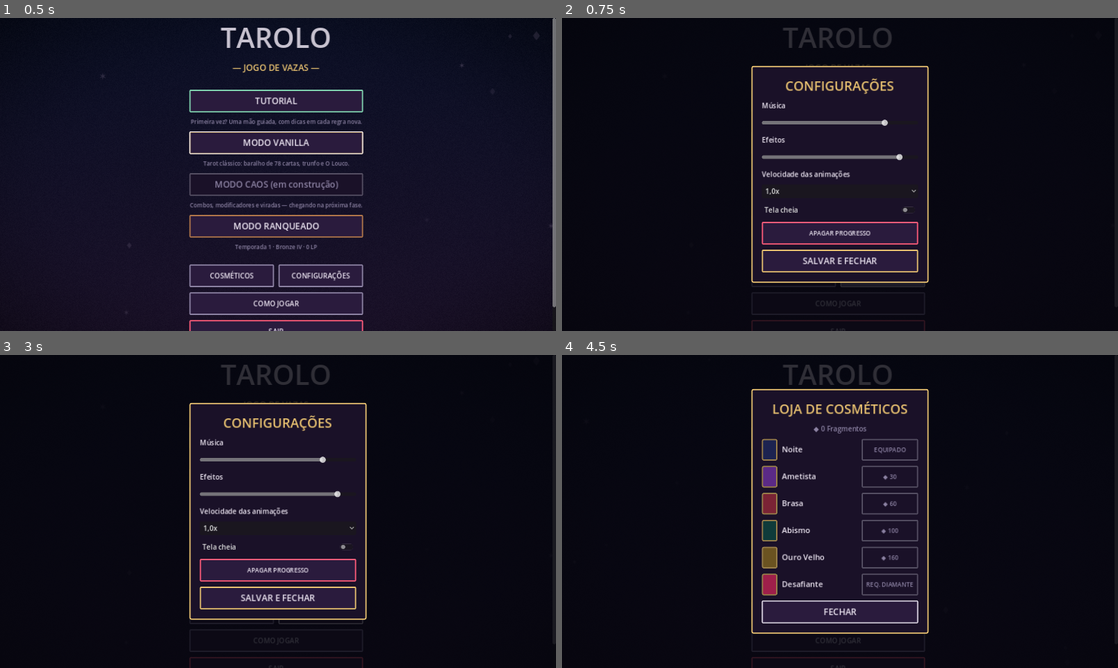
Above: before the commit, frames 1-4 (two rows, left to right).
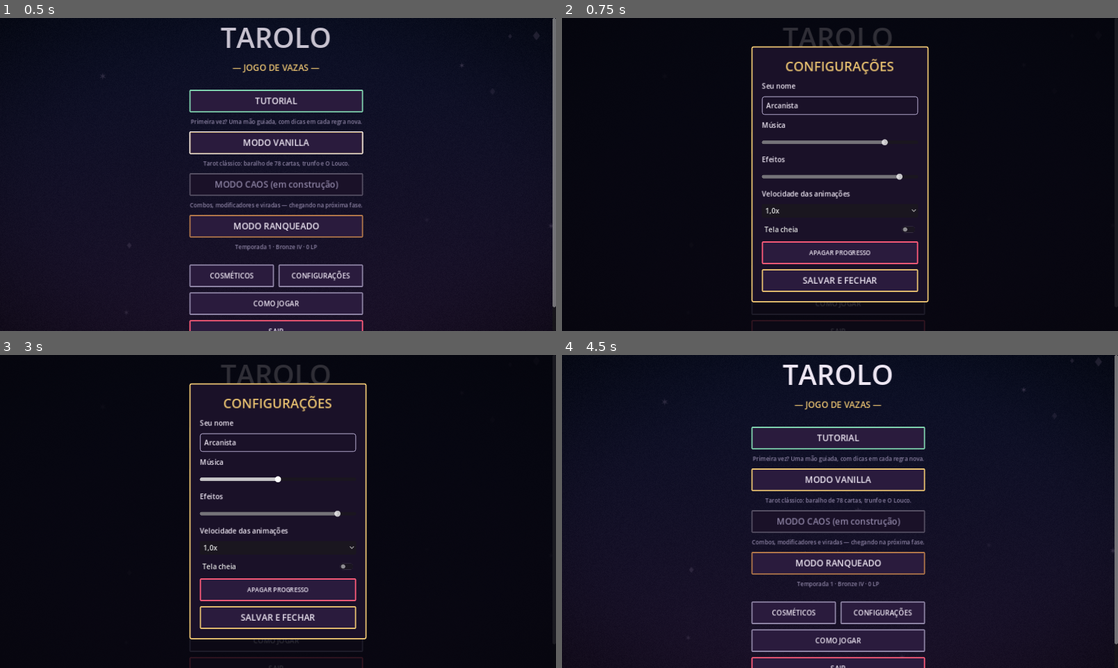
Above: after the commit, the same moments.

Repository: bluumcc/tarolo
Game: Godot game, scene res://scenes/MainMenu.tscn
The game is run twice, just before and just after one commit, with the same random seed, the same clock (stepped at 60 frames per second) and the same inputs.
Inputs:
- Up to frame 1 (0.5 s): no input
- Up to frame 2 (0.75 s): click "CONFIGURAÇÕES" at 0.5 s
- Up to frame 3 (3 s): click "COMO JOGAR" at 1.25 s; click "COMO JOGAR" at 2 s; click "MODO VANILLA" at 2.75 s
- Up to frame 4 (4.5 s): click "MODO RANQUEADO" at 3.5 s; click "COSMÉTICOS" at 4.25 s

Frame 1 is identical in both runs. In frame 2, 5.8% of the frame differs, in the area x 34-66%, y 8-91%; in frame 3, 5.8%; in frame 4, 12%, in the area x 16-100%, y 0-100%.

Commit message:
Campo pra escolher o próprio nome nas Configurações
Adiciona um LineEdit no topo do modal de Configurações, pré-preenchido
com o nome salvo (padrão "Arcanista"). Salva ao sair do campo (ou
apertar Enter), com limite de 16 caracteres e fallback pro padrão se
ficar vazio. O nome escolhido já é usado em todo o jogo — HUD da mesa,
resultado da partida, lobby ranqueado — porque tudo lê do mesmo
profile.name salvo.

Co-Authored-By: Claude Sonnet 5 <noreply@anthropic.com>
Claude-Session: https://claude.ai/code/session_011qPhSZ6VtyM6UvSSPJpf4k

Diff:
--- a/scripts/ui/main_menu.gd
+++ b/scripts/ui/main_menu.gd
@@ -153,6 +153,25 @@
 
 func _open_settings() -> void:
 	var v := _modal("CONFIGURAÇÕES")
+	var profile := SaveManager.section("profile")
+	v.add_child(UIKit.label("Seu nome", 16))
+	var name_edit := LineEdit.new()
+	name_edit.text = str(profile["name"])
+	name_edit.max_length = 16
+	name_edit.custom_minimum_size = Vector2(0, 40)
+	name_edit.add_theme_stylebox_override("normal", UIKit.box(UIKit.PURPLE_DEEP, UIKit.MUTED, 2, 6, 10))
+	name_edit.add_theme_stylebox_override("focus", UIKit.box(UIKit.PURPLE_DEEP, UIKit.GOLD, 2, 6, 10))
+	name_edit.add_theme_color_override("font_color", UIKit.INK)
+	name_edit.add_theme_color_override("font_placeholder_color", UIKit.MUTED)
+	name_edit.placeholder_text = "Arcanista"
+	name_edit.text_submitted.connect(func(_t: String): name_edit.release_focus())
+	name_edit.focus_exited.connect(func():
+		var clean := name_edit.text.strip_edges()
+		profile["name"] = clean if not clean.is_empty() else "Arcanista"
+		name_edit.text = str(profile["name"])
+		SaveManager.save_game()
+		_refresh_fragments())
+	v.add_child(name_edit)
 	var s := GameState.settings()
 	for entry in [["Música", "music_volume"], ["Efeitos", "sfx_volume"]]:
 		v.add_child(UIKit.label(entry[0], 16))
